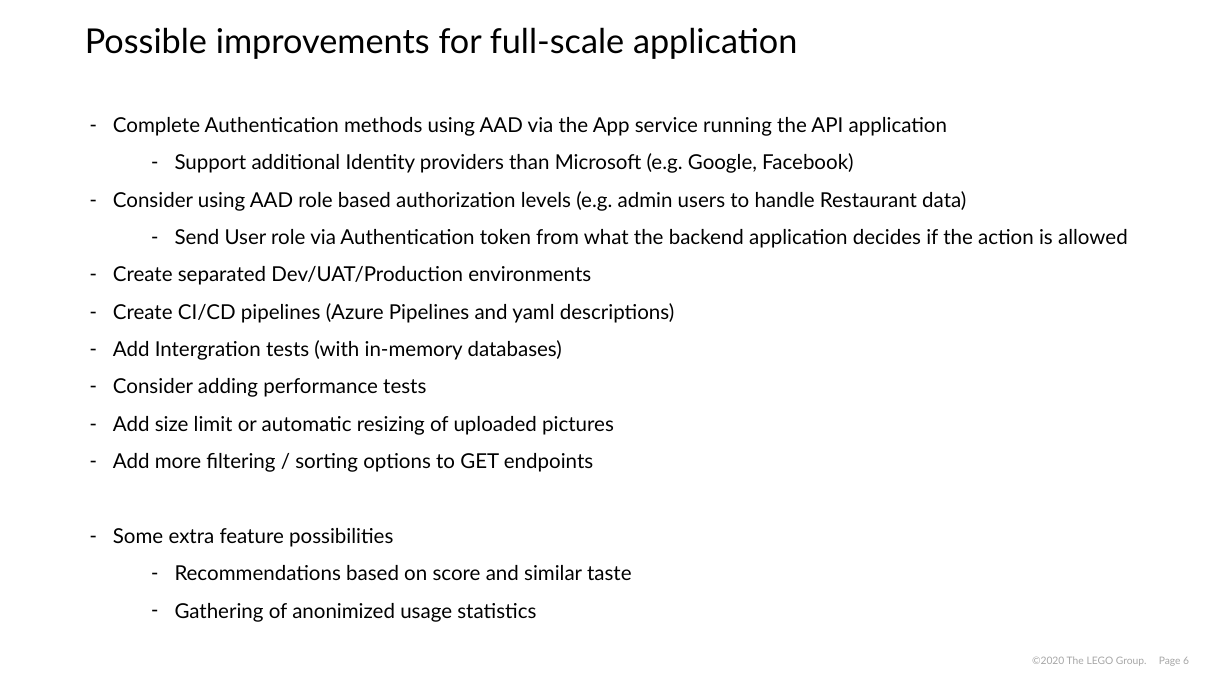
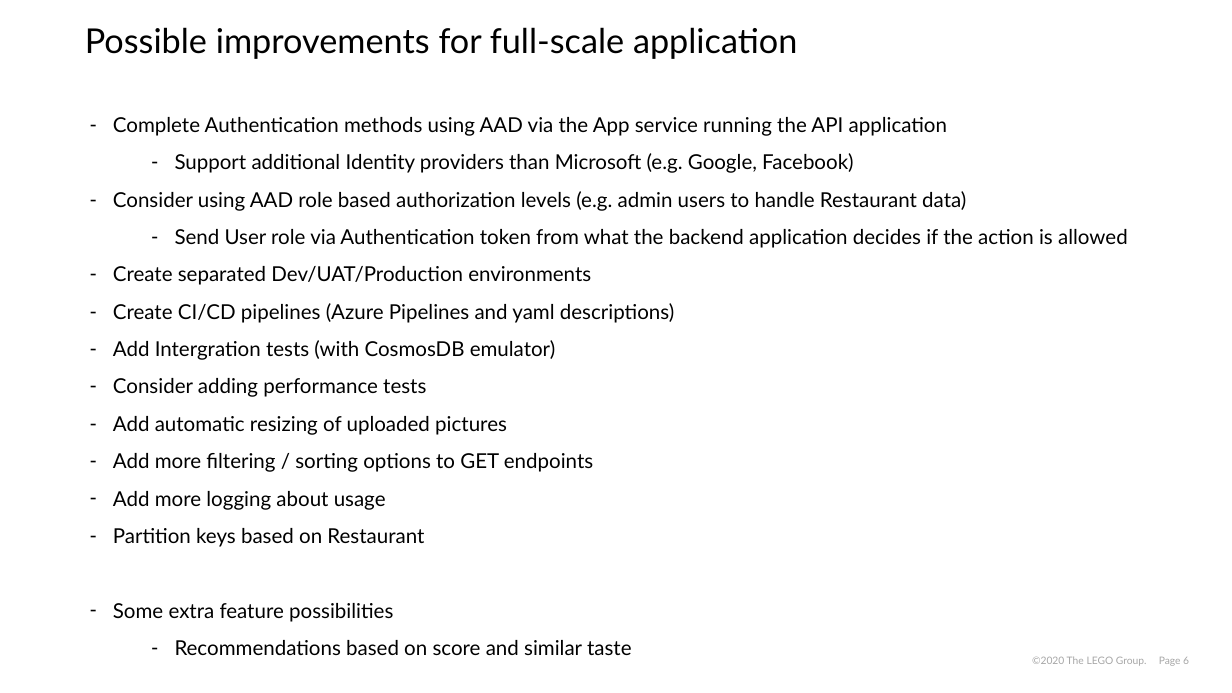
Before and after one commit to TamasBalogh84/burger-backend, a slide deck: slide 7 of docs/burger-backend-assignment-presentation.pptx. Drawn at 1232x693 pixels with LibreOffice and Linux fonts; fonts in the diff are those of the drawing; background and template pictures are left out. Boxes give left, top, right and bottom in pixels: in the first picture for what was removed or moved away, otherwise in the second. Text is boxed around its words. In the diff, an @@ line names an element or a change of style, - is before the commit and + after.

Commit message:
feat: updated docs

```diff
--- a/docs/burger-backend-assignment-presentation.pptx
+++ b/docs/burger-backend-assignment-presentation.pptx
@@ text at bbox=[113, 340, 555, 360]: text changed @@
-– Add Intergration tests (with in-memory databases)
+– Add Intergration tests (with CosmosDB emulator)
@@ text at bbox=[113, 416, 507, 435]: text changed @@
-– Add size limit or automatic resizing of uploaded pictures
+– Add automatic resizing of uploaded pictures
@@ text at bbox=[113, 491, 424, 547]: paragraphs added @@
+– Add more logging about usage
+– Partition keys based on Restaurant
@@ text at bbox=[175, 603, 536, 622]: paragraph removed @@
-  – Gathering of anonimized usage statistics
```
